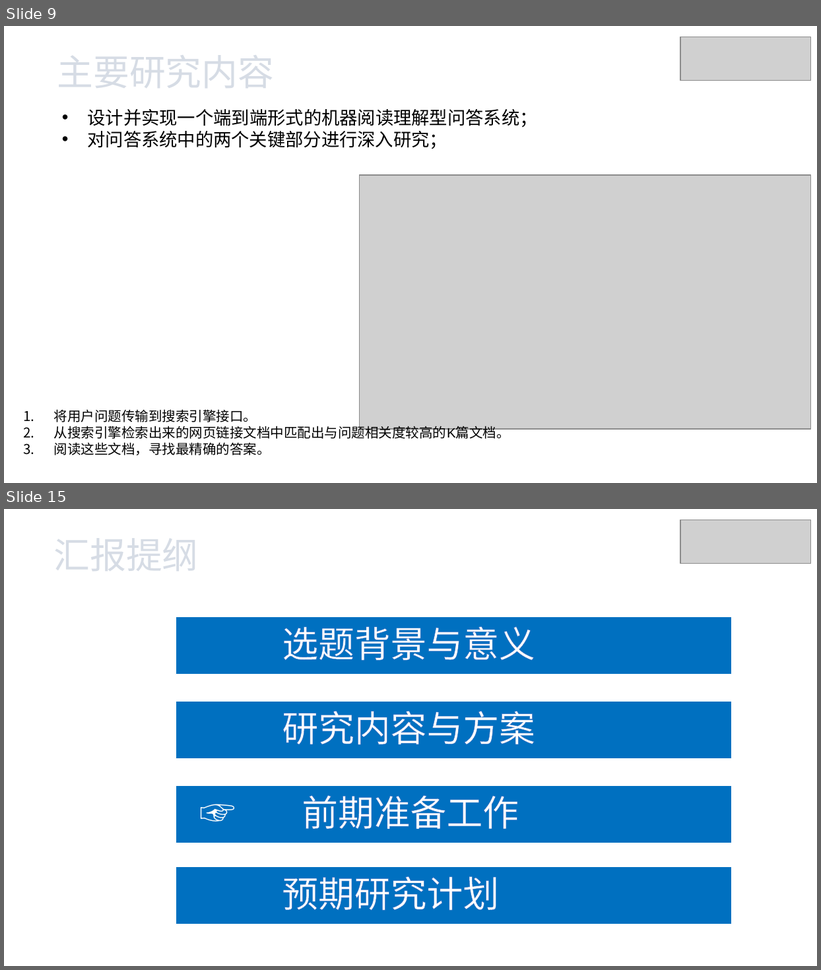
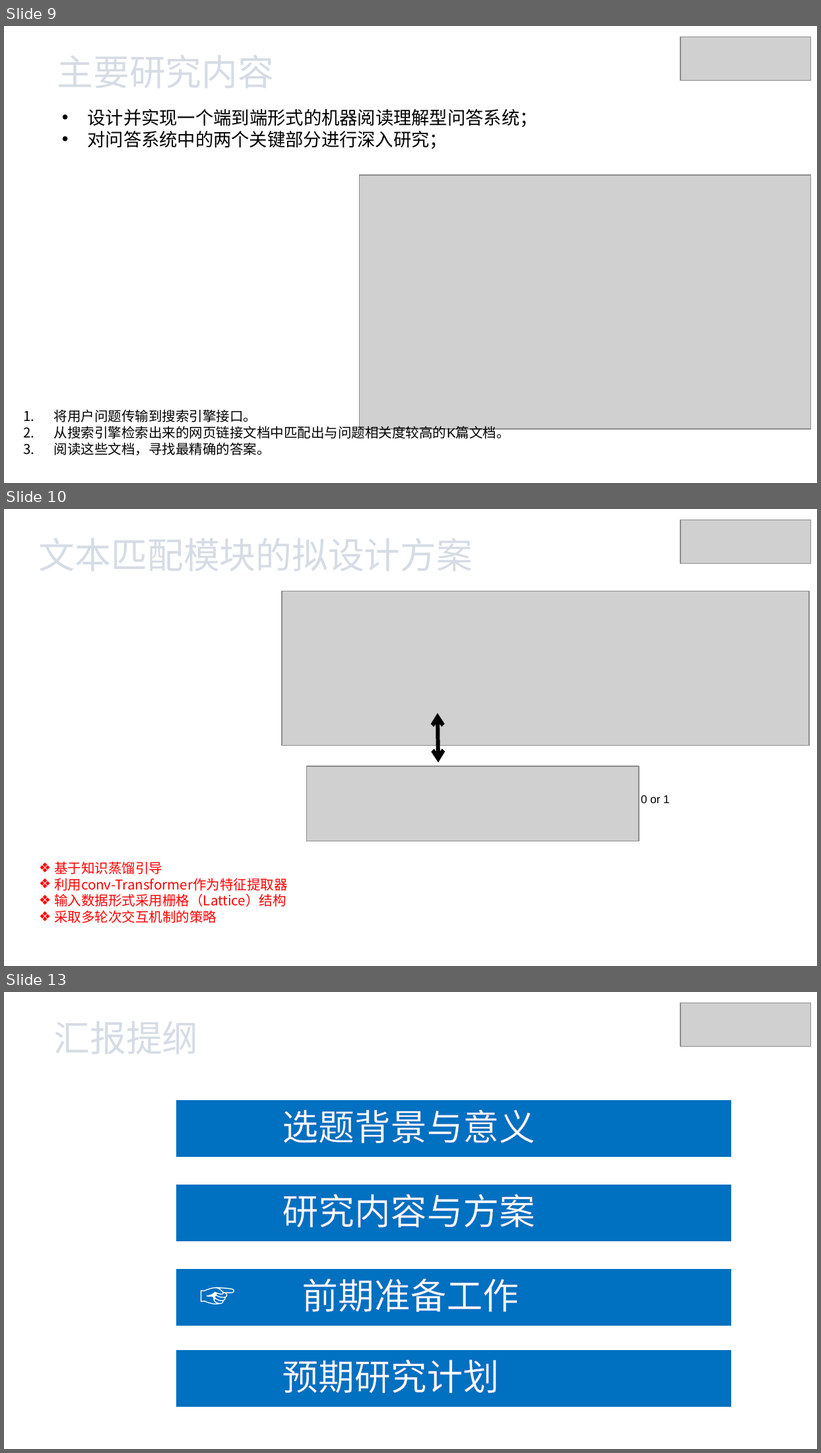
Before and after one commit to xhsun1997/ChineseMRC, a slide deck: 孙相会.pptx. Shown one above the other, each under a label of ours: slides 9 and 15 before the commit, slides 9, 10 and 13 after it; the slides between them are not shown. The pictures are 821x970 and 821x1453 pixels, drawn with LibreOffice and Linux fonts; fonts in the diff are those of the drawing; grey boxes stand for pictures. Boxes give left, top, right and bottom in pixels: in the first picture for what was removed or moved away, otherwise in the second. Text is boxed around its words. In the diff, an @@ line names an element or a change of style, - is before the commit and + after.

```diff
--- a/孙相会.pptx
+++ b/孙相会.pptx
@@ slide 10 added at <box>4,509,817,966</box>, background #FFFFFF @@
@@ picture added at <box>680,520,811,564</box> @@
@@ text added at <box>39,538,473,571</box>, 32 pt, text pattern #44546A on #D6DCE5 @@
+文本匹配模块的拟设计方案
@@ picture added at <box>282,591,810,746</box> @@
@@ double arrow added from (438, 713) to (438, 762), #000000 3.5 pt @@
@@ picture added at <box>306,767,639,842</box> @@
@@ text added at <box>641,795,670,803</box>, 10 pt, text #000000 @@
+0 or 1
@@ text added at <box>54,861,288,923</box>, 12 pt, text #FF0000 @@
+❖ 基于知识蒸馏引导
+❖ 利用conv-Transformer作为特征提取器
+❖ 输入数据形式采用栅格（Lattice）结构
+❖ 采取多轮次交互机制的策略
@@ what was slide 15 is now slide 13 @@
```
Also in this commit, not shown: 8 slides changed, 6 slides removed.
